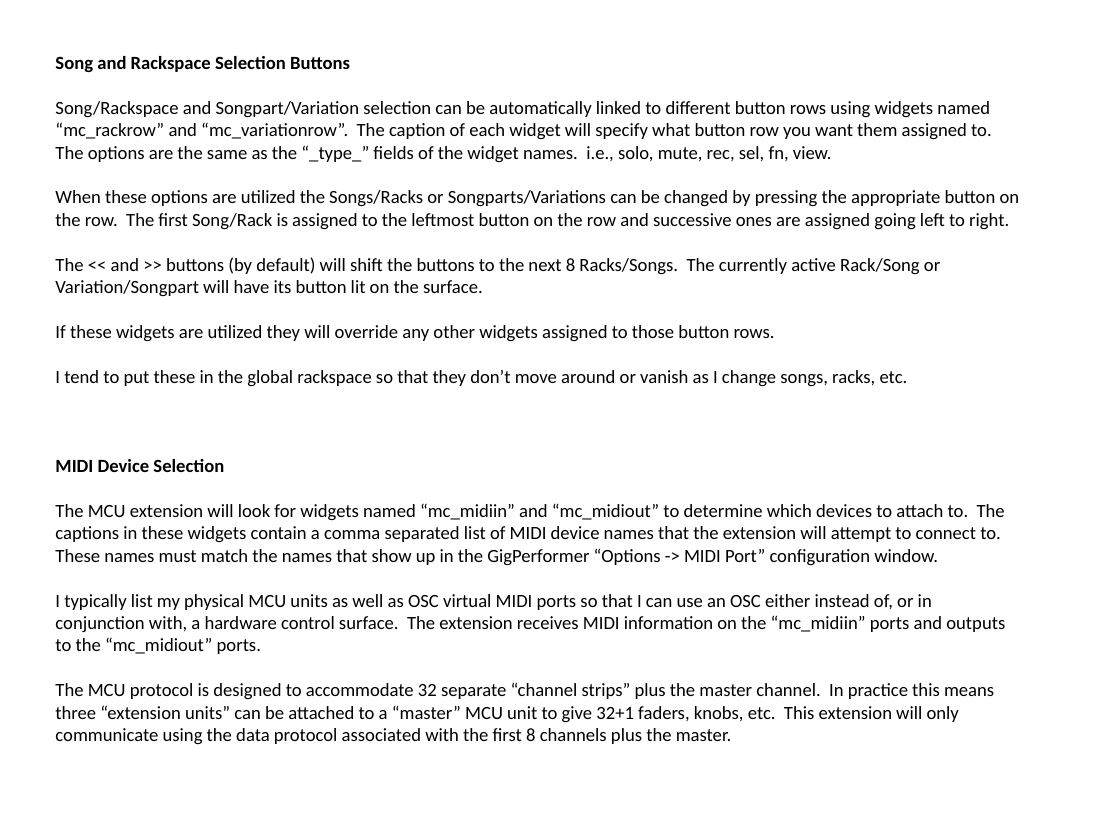
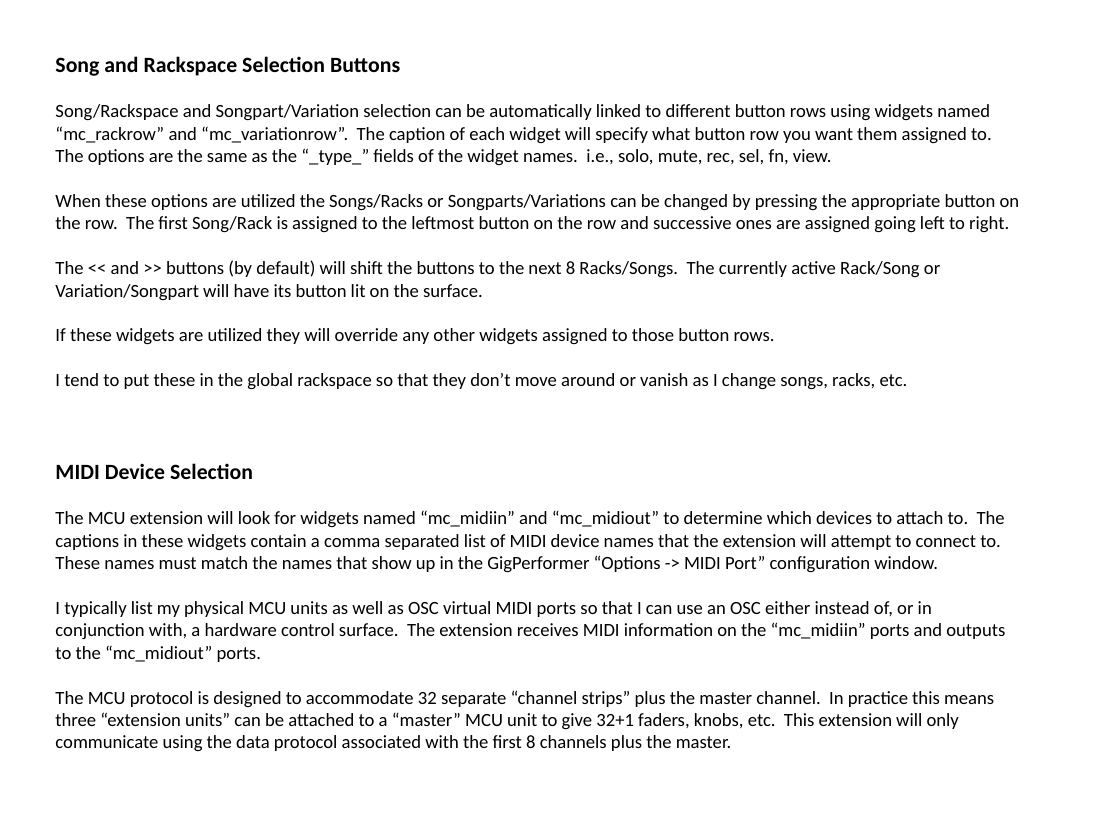
Before and after one commit to WidnerM/GP-MCU, a slide deck: slide 7 of MCU Extension.pptx. Drawn at 1120x840 pixels with LibreOffice and Linux fonts; fonts in the diff are those of the drawing. Boxes give left, top, right and bottom in pixels: in the first picture for what was removed or moved away, otherwise in the second. Text is boxed around its words. In the diff, an @@ line names an element or a change of style, - is before the commit and + after.

```diff
--- a/MCU Extension.pptx
+++ b/MCU Extension.pptx
@@ text at (x1=55, y1=56, x2=400, y2=479): size 12 to 14 pt in "Song and Rackspace Selection Buttons", "MIDI Device Selection" @@
```
Also in this commit, not shown: 4 other slides changed, 2 other files.
